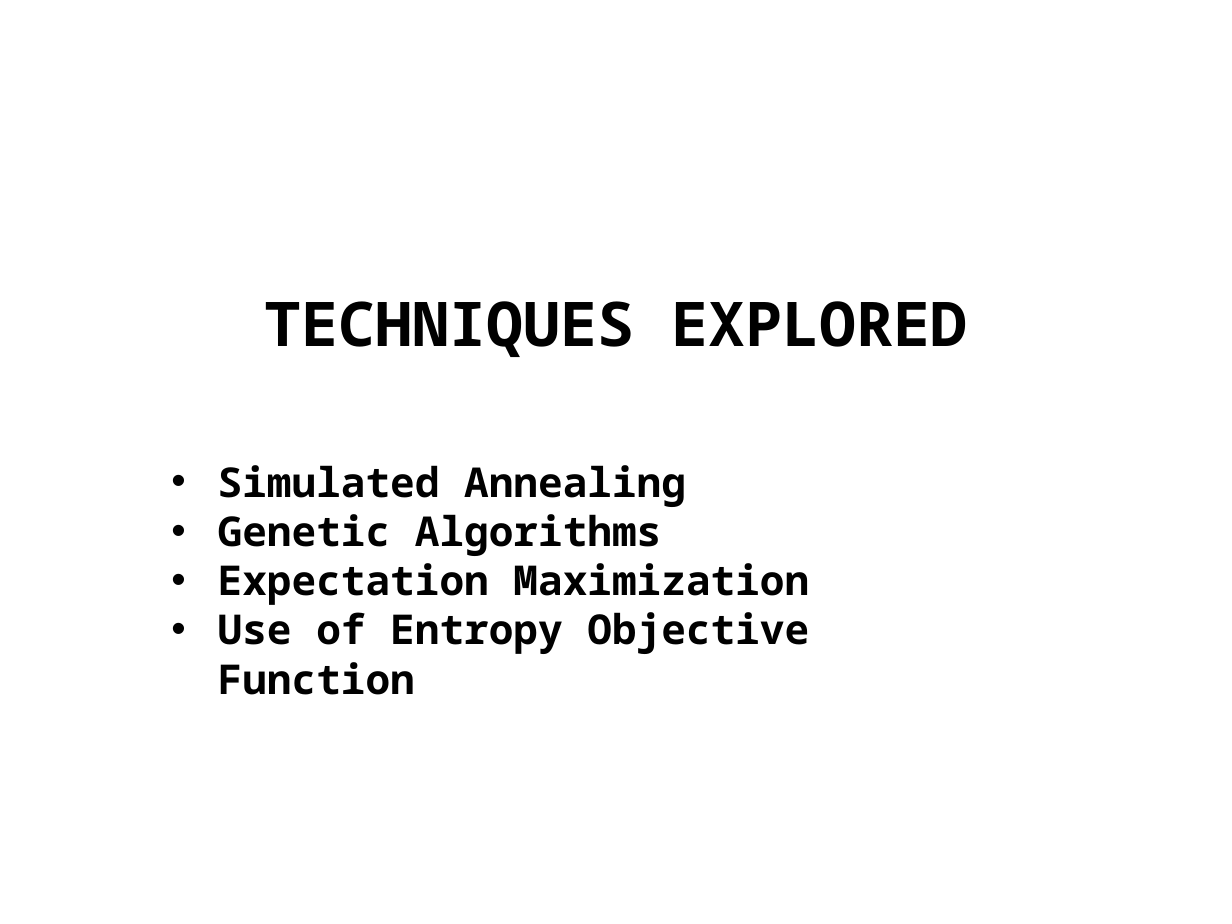
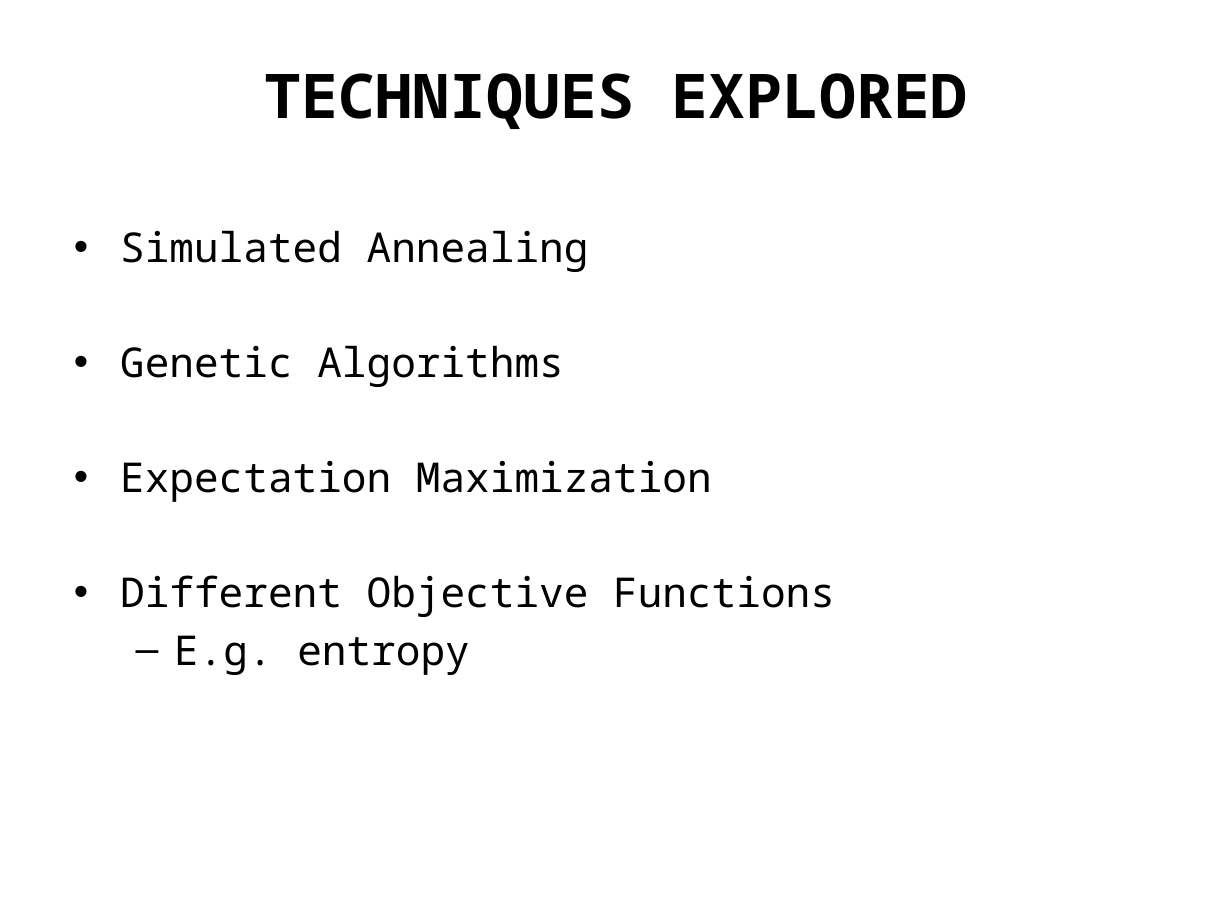
Before and after one commit to amlsf/am207project, a slide deck: slide 4 of video/am207_2.pptx. Drawn at 1232x924 pixels with LibreOffice and Linux fonts; fonts in the diff are those of the drawing. Boxes give left, top, right and bottom in pixels: in the first picture for what was removed or moved away, otherwise in the second. Text is boxed around its words. In the diff, an @@ line names an element or a change of style, - is before the commit and + after.

```diff
--- a/video/am207_2.pptx
+++ b/video/am207_2.pptx
@@ text "TECHNIQUES EXPLORED": place and size @@
-text "TECHNIQUES EXPLORED" at (265,301,967,357)
+text "TECHNIQUES EXPLORED" at (265,73,967,129)
@@ text added at (120,230,835,675), 24 pt, text #000000 @@
+• Simulated Annealing
+• Genetic Algorithms
+• Expectation Maximization
+• Different Objective Functions
+  – E.g. entropy
@@ text removed at (218,465,809,695) @@
-• Simulated Annealing
-• Genetic Algorithms
-• Expectation Maximization
-• Use of Entropy Objective Function
```
Also in this commit, not shown: 1 other slide changed, 5 slides added, 3 slides removed, 1 other file.
